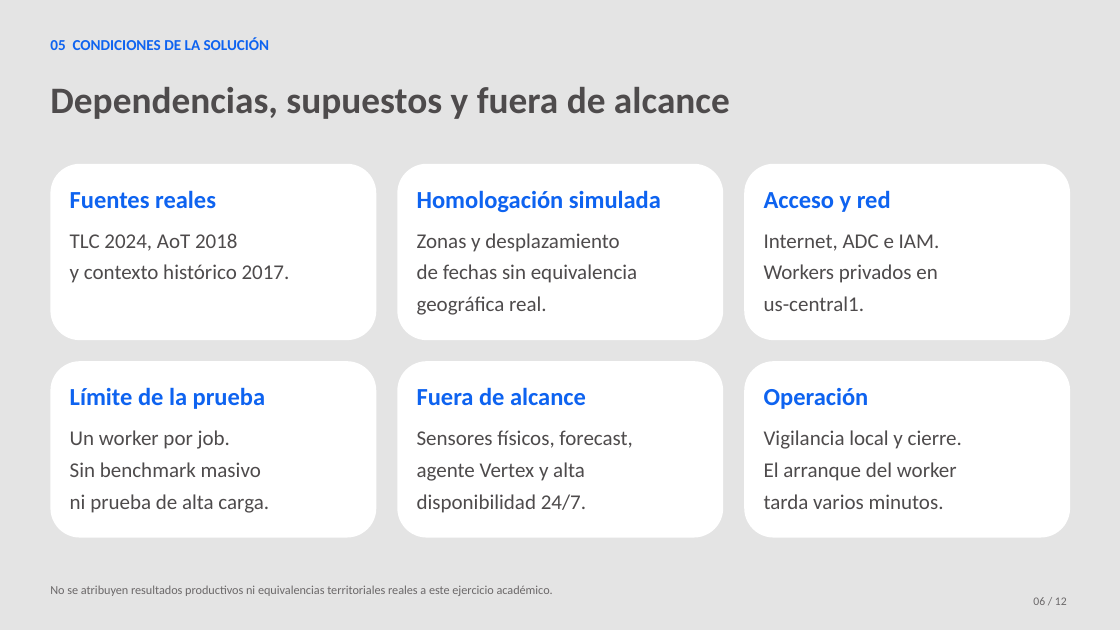
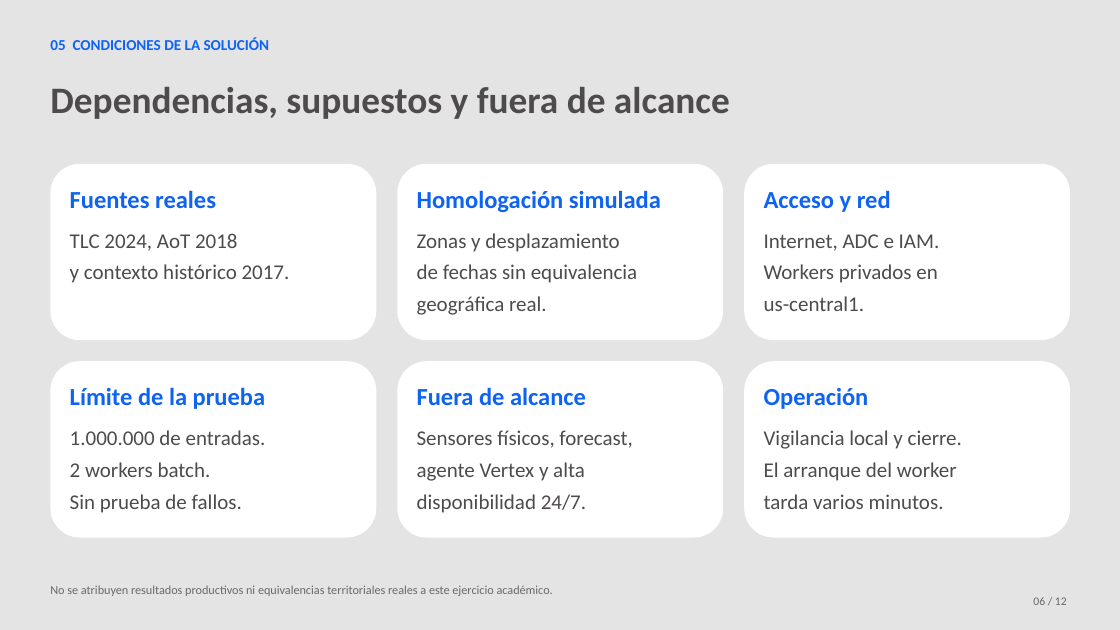
Before and after one commit to jhomar1994/datalandia, a slide deck: slide 6 of presentation/output/Lumina_P3_15min.pptx. Drawn at 1120x630 pixels with LibreOffice and Linux fonts; fonts in the diff are those of the drawing. Boxes give left, top, right and bottom in pixels: in the first picture for what was removed or moved away, otherwise in the second. Text is boxed around its words. In the diff, an @@ line names an element or a change of style, - is before the commit and + after.

```diff
--- a/presentation/output/Lumina_P3_15min.pptx
+++ b/presentation/output/Lumina_P3_15min.pptx
@@ text at (70, 430, 266, 513): text changed @@
-Un worker por job.
-Sin benchmark masivo
-ni prueba de alta carga.
+1.000.000 de entradas.
+2 workers batch.
+Sin prueba de fallos.
```
Also in this commit, not shown: 7 other slides changed, 23 other files.
